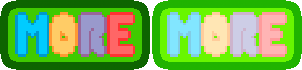
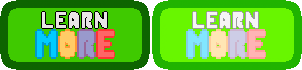
Revision of a layered w=302, h=70 image; what changed, layer by layer:
added layer "Learn copy" above "Learn" over [192, 11, 259, 29]
added layer "Learn" above "more" over [41, 11, 108, 29]
painted on "more" (1st of 2) over [167, 12, 287, 59]
painted on "more" (2nd of 2) over [15, 12, 135, 59]
